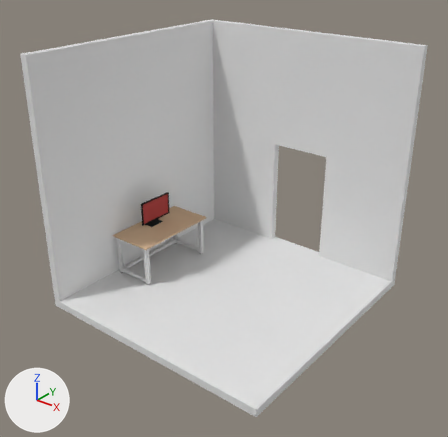
An edit to the Blender file Blender/Portfolio_007.blend, drawn before and after from the same camera.
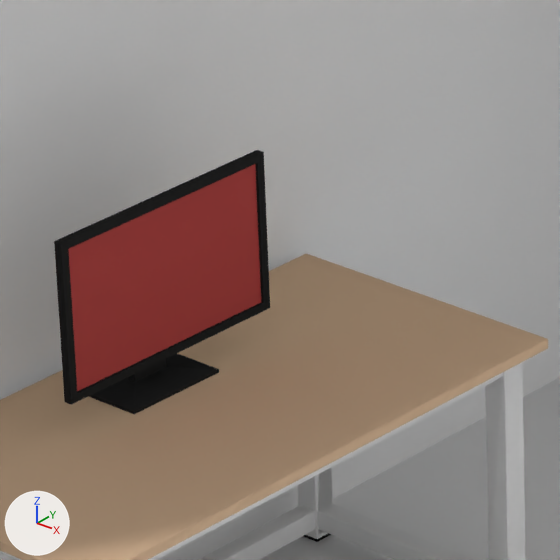
Each version appears first whole from a 50 mm camera at (11.63, -14.9, 12.05) aimed at (0.02, -0.38, 3.05), and next in a close-up on the part from 30% to 46% of the width and 39% to 56% of the height. Lighting does not change. The marker at lower left points along +X, +Y and +Z.

Names of what the first close-up shows: 'Desk', 'Monitor', 'Walls'.
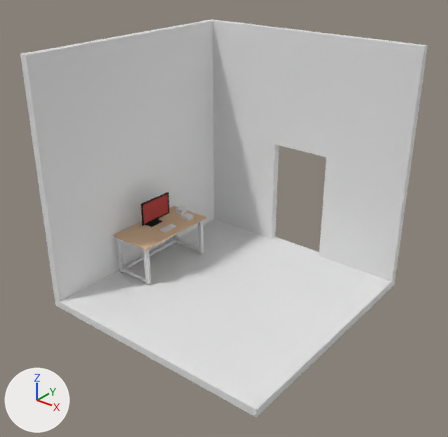
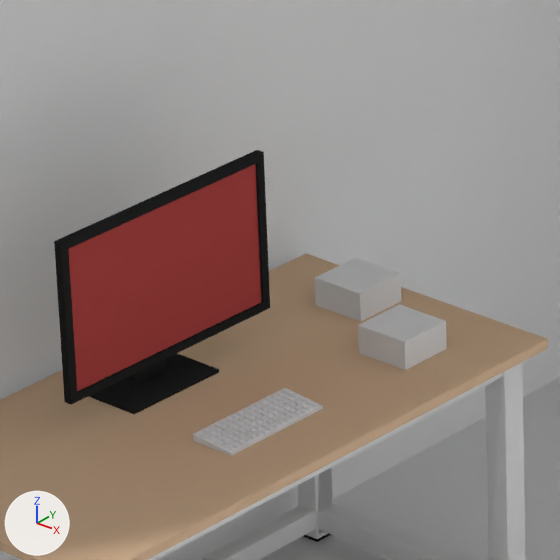
Commit message: Model keyboard

Boxes [x1, y1, x2, y2] around the edits, measured in the close-ups (560 x 560 px):
```json
{"object": "Mouse", "change": "added", "after": [358, 304, 447, 370]}
{"object": "Computer", "change": "added", "after": [315, 258, 402, 321]}
{"object": "Key", "change": "added", "after": [196, 388, 320, 451]}
{"object": "Keyboard", "change": "added", "after": [193, 388, 323, 456]}
```

The change, as JSON lines over the scene's bpy script:
```json
{"op": "add", "block": "me_cube_006", "code": ["me_cube_006 = bpy.data.meshes.new('Cube.006')", "me_cube_006.from_pydata([(-0.021, -0.021, 0.0), (-0.0154, -0.0154, 0.013), (-0.021, 0.021, 0.0), (-0.0154, 0.0154, 0.013), (0.021, -0.021, 0.0), (0.0154, -0.0154, 0.013), (0.021, 0.021, 0.0), (0.0154, 0.0154, 0.013)], [], [(0, 1, 3, 2), (2, 3, 7, 6), (6, 7, 5, 4), (4, 5, 1, 0), (7, 3, 1, 5)])"]}
{"op": "add", "block": "me_cube_003", "code": ["me_cube_003 = bpy.data.meshes.new('Cube.003')", "me_cube_003.from_pydata([(-0.129, -0.355, 0.0), (-0.129, -0.355, 0.037), (-0.129, 0.355, 0.0), (-0.129, 0.355, 0.037), (0.129, -0.355, 0.0), (0.129, -0.355, 0.015), (0.129, 0.355, 0.0), (0.129, 0.355, 0.015)], [], [(0, 1, 3, 2), (2, 3, 7, 6), (6, 7, 5, 4), (4, 5, 1, 0), (2, 6, 4, 0), (7, 3, 1, 5)])"]}
{"op": "add", "block": "me_cube_005", "code": ["me_cube_005 = bpy.data.meshes.new('Cube.005')", "me_cube_005.from_pydata(...)  # a box spanning x -0.159..0.159, y -0.159..0.159, z -0.159..0.159"]}
{"op": "add", "block": "ob_key", "code": ["ob_key = bpy.data.objects.new('Key', me_cube_006)", "ob_key.location = (-3.062, -0.305, 1.624)", "ob_key.rotation_euler = (0.0, 0.0861, 0.0)  # degrees (0, 4.9, 0)", "ob_key.scale = (0.804, 0.804, 0.804)", "_m = ob_key.modifiers.new('Bevel', 'BEVEL')", "_m.width = 0.001", "_m.width_pct = 0.001", "_m.segments = 3", "_m = ob_key.modifiers.new('Array', 'ARRAY')", "_m.count = 6", "_m.relative_offset_displace = (1.2, 0.0, 0.0)", "_m = ob_key.modifiers.new('Array.001', 'ARRAY')", "_m.count = 16", "_m.relative_offset_displace = (0.0, 1.2, 0.0)"]}
{"op": "add", "block": "ob_keyboard", "code": ["ob_keyboard = bpy.data.objects.new('Keyboard', me_cube_003)", "ob_keyboard.location = (-2.962, 0.0, 1.589)", "ob_keyboard.scale = (1.0, 0.931, 1.0)"]}
{"op": "add", "block": "ob_computer", "code": ["ob_computer = bpy.data.objects.new('Computer', me_cube_005)", "ob_computer.location = (-3.525, 1.358, 1.589)"]}
{"op": "add", "block": "ob_mouse", "code": ["ob_mouse = bpy.data.objects.new('Mouse', me_cube_005.copy())", "ob_mouse.location = (-2.962, 1.073, 1.589)"]}
```
